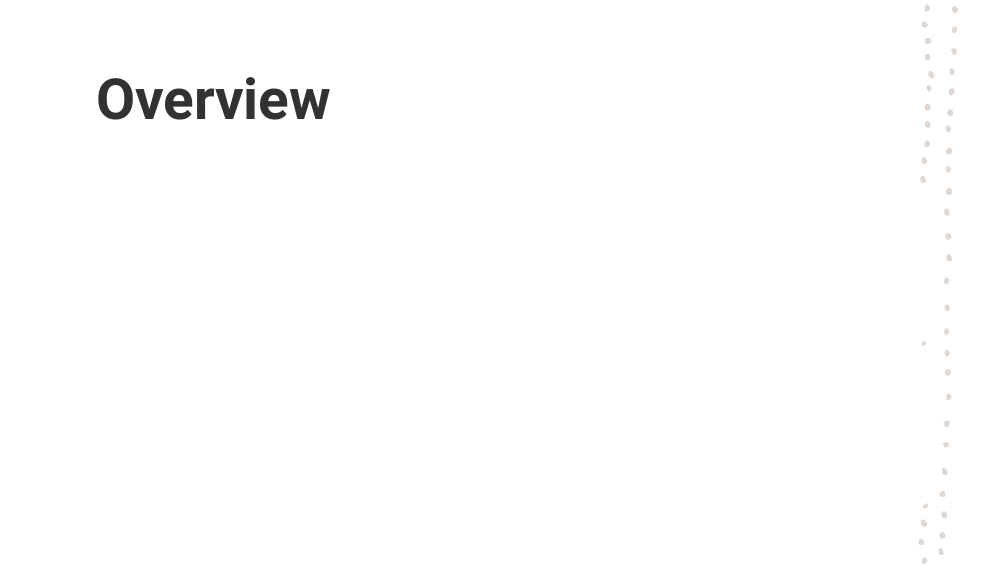
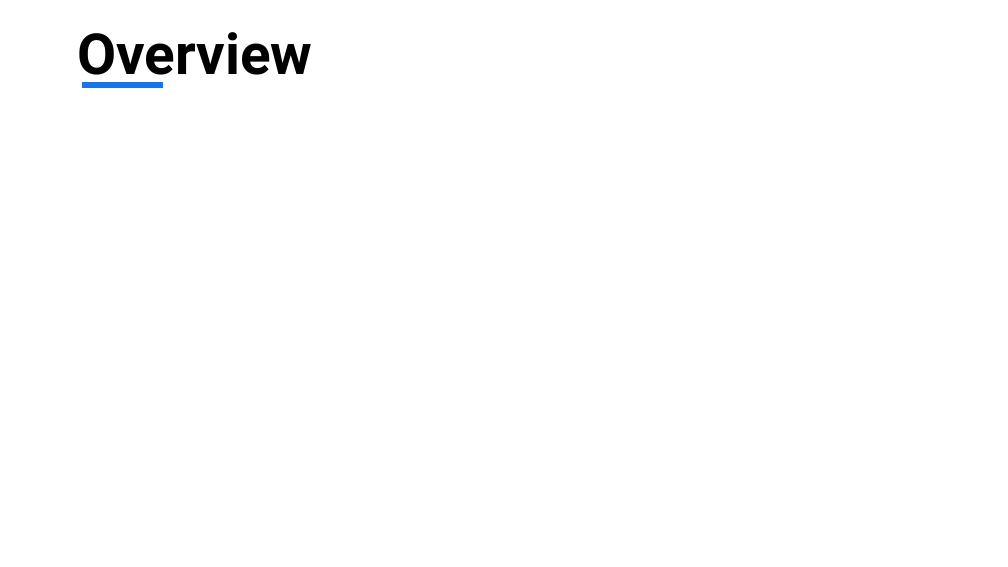
Before and after one commit to Rodgerdev/movies_data_project, a slide deck: slide 2 of Power point presentation/Box_Office_Trend_Analysis.pptx. Drawn at 1008x567 pixels with LibreOffice and Linux fonts; fonts in the diff are those of the drawing. Boxes give left, top, right and bottom in pixels: in the first picture for what was removed or moved away, otherwise in the second. Text is boxed around its words. In the diff, an @@ line names an element or a change of style, - is before the commit and + after.

Commit message:
Final update on presentation

```diff
--- a/Power point presentation/Box_Office_Trend_Analysis.pptx
+++ b/Power point presentation/Box_Office_Trend_Analysis.pptx
@@ title "Overview": place and size @@
-title "Overview" at bbox=[96, 77, 331, 120]
+title "Overview" at bbox=[77, 32, 312, 88]
@@ title "Overview" at bbox=[77, 32, 312, 88]: text colour #323232 to #000000; vertical alignment middle to top @@
@@ line added from (82, 85) to (163, 85), #1973EB 6 pt @@
@@ rounded rectangle removed at bbox=[70, 188, 939, 344] @@
@@ group removed at bbox=[918, 2, 959, 565]: 43 freeform shapes @@
```
Also in this commit, not shown: 20 other slides changed, 2 other files.
